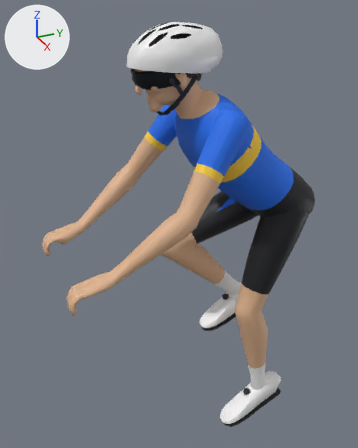
One commit to the glTF model apps/client/public/models/cyclist.glb: the scene before it, then after it.
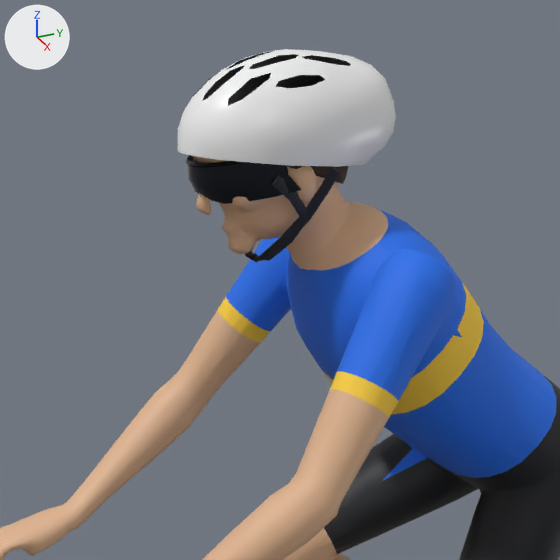
Each version is shown whole from a 50 mm camera at (1.457, -0.889, 1.724) aimed at (-0.055, -0.209, 0.968), then close up on the part from 14% to 82% of the width and 0% to 55% of the height. Every picture has the same lights, and +X, +Y and +Z are marked at upper left. The older version's two pictures come first.

The first close-up shows 'rider_body', 'rider_glasses', 'rider_helmet' and 1 more.
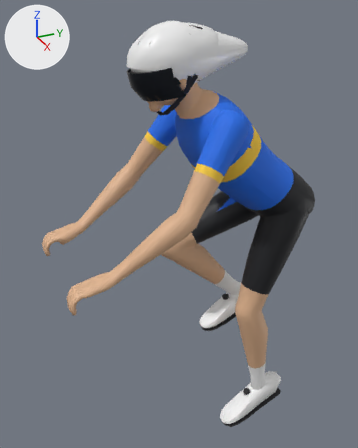
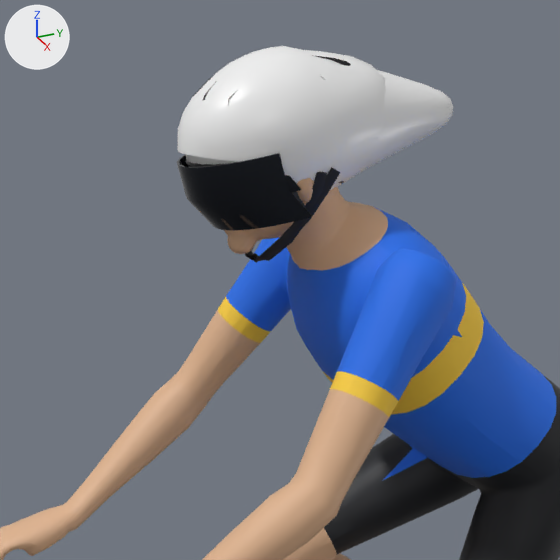
Boxes [x1, y1, x2, y2] around the edits, measured in the close-ups (560 x 560 px):
```json
{"object": "rider_helmet_aero", "change": "added", "after": [177, 46, 453, 256], "faces in mat_helmet (white #f4f4f4)": [185, 46, 453, 190], "faces in mat_lens (black #20242c)": [177, 153, 312, 230], "faces in mat_helmet_detail (black #1c1d22)": [245, 172, 327, 256]}
{"object": "rider_glasses", "change": "unchanged, covered by the edit", "before": [185, 155, 301, 204], "after": [185, 159, 301, 193]}
```

Scene script edits in JSON lines:
```json
{"op": "add", "block": "me_rider_helmet_aero", "code": ["me_rider_helmet_aero = bpy.data.meshes.new('rider_helmet_aero')", "me_rider_helmet_aero.from_pydata(...)  # 604 vertices, 1198 faces; spans x -0.1..0.1, y -0.4..0.009, z 1.383..1.662", "# faces by material slot: [456, 554, 188]", "me_rider_helmet_aero.materials.append(mat_helmet)  # white #f4f4f4", "me_rider_helmet_aero.materials.append(mat_helmet_detail)  # black #1c1d22", "me_rider_helmet_aero.materials.append(mat_lens)  # black #20242c"]}
{"op": "add", "block": "ob_rider_helmet_aero", "code": ["ob_rider_helmet_aero = bpy.data.objects.new('rider_helmet_aero', me_rider_helmet_aero)", "ob_rider_helmet_aero.location = (0.0, 0.0, 0.0)"]}
```
